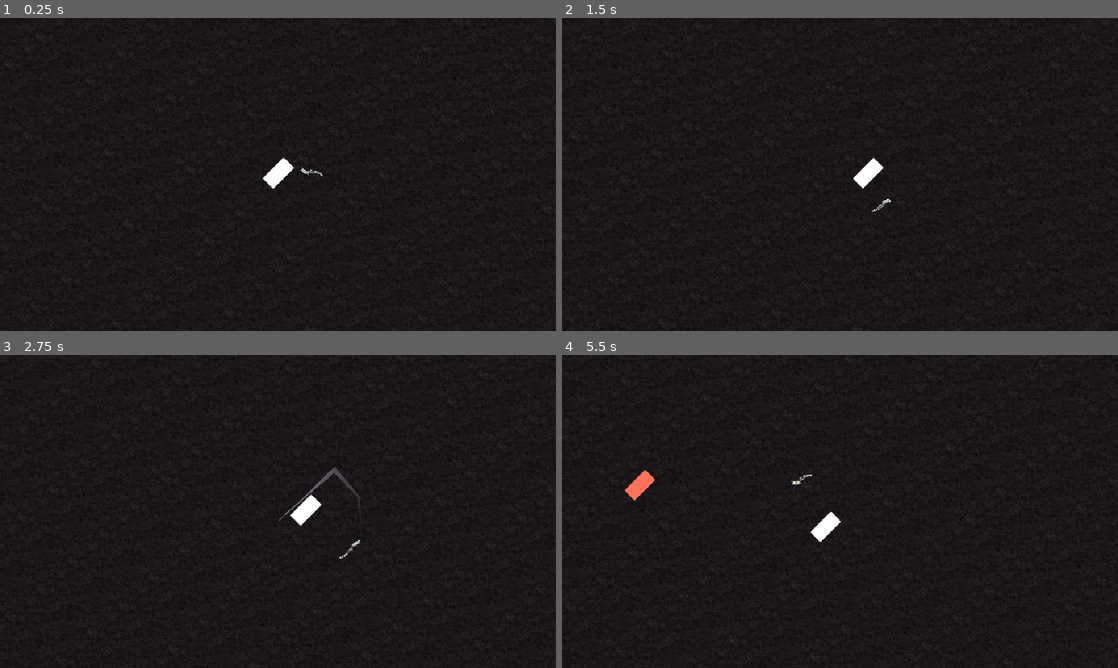
Above: before the commit, frames 1-4 (two rows, left to right).
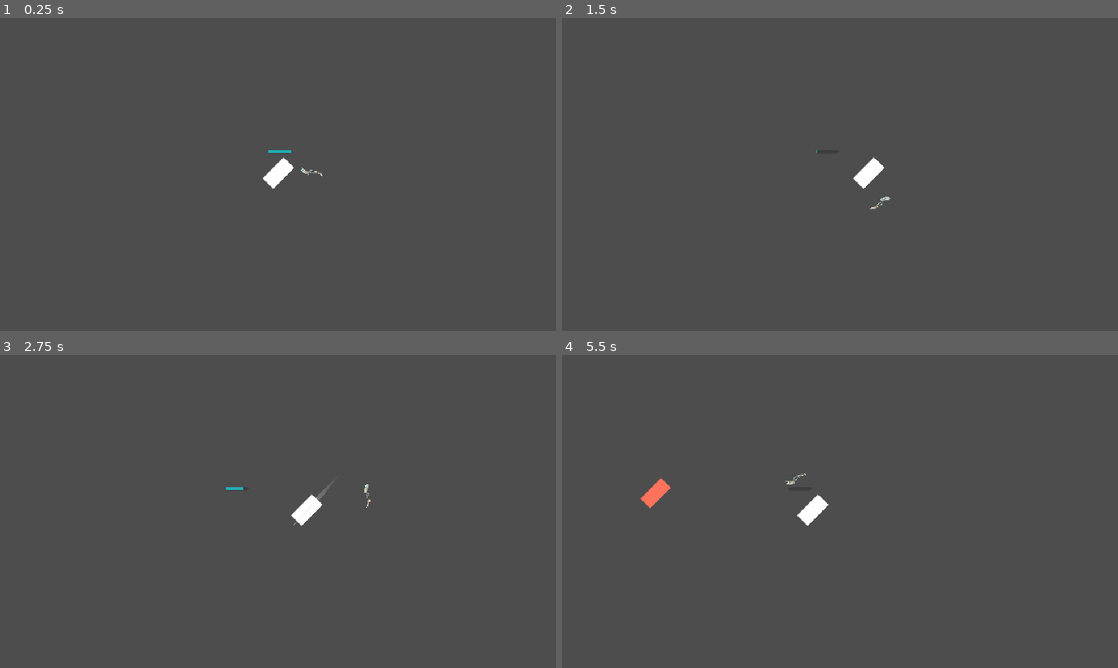
Above: after the commit, the same moments.

Repository: SandwichM4n/UNHELD
Game: Godot game, scene res://Assets/Scenes/node_2d.tscn
Two runs of this game, one before a commit and one after it. Both use one fixed random seed, a clock stepped at 60 frames per second and the inputs below.
Inputs (mouse positions are in pixels of both pictures, inside the frame that each line leads up to):
- Up to frame 1 (0.25 s): no input
- Up to frame 2 (1.5 s): move the mouse to (962, 158) at 0.52 s; hold D (move_right) 0.53-1.25 s; hold J (attack) 0.53-1.25 s; click (962, 158) at 0.67 s; drag from (728, 190) to (884, 202) at 1.27 s
- Up to frame 3 (2.75 s): move the mouse to (333, 442) at 2.02 s; hold D (move_right) from 2.03 s (still down); hold J (attack) from 2.03 s (still down); click (333, 442) at 2.17 s
- Up to frame 4 (5.5 s): release D (move_right) at 2.75 s; release J (attack) at 2.75 s; drag from (812, 574) to (673, 464) at 2.77 s; move the mouse to (1006, 558) at 3.52 s; hold A (move_left) 3.53-4.25 s; hold J (attack) 3.53-4.25 s; click (1006, 558) at 3.67 s; drag from (673, 464) to (812, 542) at 4.27 s; move the mouse to (867, 511) at 5.02 s; hold S (move_down) from 5.03 s (still down); hold J (attack) from 5.03 s (still down); click (867, 511) at 5.17 s

The runs differ from the first frame. In frame 1, 100% of the frame differs, in the area x 0-100%, y 0-100%; in frame 2, 100%; in frame 3, 100%; in frame 4, 100%.

Commit message:
feat: (v0.1.3) implement stop-motion attack & refactor blade logic
- Added BasicAttack and JuiceManager nodes to Blade scene
- Refactored Blade scene for deeper modularity
- Implemented 'Stop Motion' on-hit logic
- Temporarily removed Camera Shake and Hit Stop for polish

Diff:
--- a/Assets/Scenes/node_2d.tscn
+++ b/Assets/Scenes/node_2d.tscn
@@ -16,12 +16,17 @@
 [ext_resource type="AudioStream" uid="uid://dkgckh6br3tg1" path="res://Assets/Sounds/On-Hit-Flesh (3).ogg" id="11_j2do2"]
 [ext_resource type="AudioStream" uid="uid://dagn05rh6ylkh" path="res://Assets/Sounds/On-Hit-Flesh (4).ogg" id="12_qjy51"]
 [ext_resource type="AudioStream" uid="uid://dx7ugbix428fp" path="res://Assets/Sounds/On-Hit-Flesh (5).ogg" id="13_6w7qo"]
-[ext_resource type="Script" uid="uid://c7b8bxgnq4swx" path="res://Assets/Scenes/audio_manager.gd" id="15_02lvh"]
-[ext_resource type="Script" uid="uid://bq1kp22tb4qq" path="res://Assets/Scenes/mover.gd" id="16_j2do2"]
-[ext_resource type="Script" uid="uid://ddfq30jv2ytro" path="res://Assets/Scenes/vfx.gd" id="17_qjy51"]
+[ext_resource type="Script" uid="uid://c7b8bxgnq4swx" path="res://Assets/Scripts/audio_manager.gd" id="15_02lvh"]
+[ext_resource type="Script" uid="uid://bq1kp22tb4qq" path="res://Assets/Scripts/mover.gd" id="16_j2do2"]
+[ext_resource type="Script" uid="uid://ddfq30jv2ytro" path="res://Assets/Scripts/vfx.gd" id="17_qjy51"]
+[ext_resource type="Script" uid="uid://duqqqcrxmn7g2" path="res://Assets/Scripts/basic_attack.gd" id="18_6w7qo"]
+[ext_resource type="Script" uid="uid://chm0dee43j2al" path="res://Assets/Scripts/juice_manager.gd" id="19_64k3t"]
 
 [sub_resource type="RectangleShape2D" id="RectangleShape2D_kdubu"]
 size = Vector2(24.849247, 49.54773)
+
+[sub_resource type="StyleBoxFlat" id="StyleBoxFlat_6w7qo"]
+bg_color = Color(0.12941177, 0.6784314, 0.70980394, 1)
 
 [sub_resource type="RectangleShape2D" id="RectangleShape2D_q6r6c"]
 size = Vector2(405.00034, 120.00001)
@@ -192,6 +197,17 @@
 scale = Vector2(0.9999999, 0.9999999)
 shape = SubResource("RectangleShape2D_kdubu")
 
+[node name="DebugHUD" type="Node" parent="PC"]
+
+[node name="AttackCooldownBar" type="ProgressBar" parent="PC/DebugHUD"]
+offset_left = -61.0
+offset_top = -49.0
+offset_right = -21.0
+offset_bottom = -43.0
+theme_override_styles/fill = SubResource("StyleBoxFlat_6w7qo")
+value = 100.0
+show_percentage = false
+
 [node name="EnemySpawner" type="Node2D" parent="."]
 position = Vector2(59, 59)
 script = ExtResource("3_vqsqb")
@@ -253,7 +269,14 @@
 [node name="VFX" type="Node" parent="Blade"]
 script = ExtResource("17_qjy51")
 
+[node name="BasicAttack" type="Node" parent="Blade"]
+script = ExtResource("18_6w7qo")
+
+[node name="JuiceManager" type="Node" parent="Blade"]
+script = ExtResource("19_64k3t")
+
 [node name="TileMapLayer" type="TileMapLayer" parent="."]
+visible = false
 z_index = -1
 y_sort_enabled = true
 position = Vector2(430.99997, 185)
--- /dev/null
+++ b/Assets/Scripts/basic_attack.gd
@@ -0,0 +1,51 @@
+extends Node
+@onready var blade = get_parent()
+@onready var player = get_tree().get_first_node_in_group("player")
+var combo_side = 1
+var linger_timer = 0.0
+@export var slash_radius = 100.0 # How far from player the arc happens
+var is_active = false
+
+func _physics_process(delta):
+	if is_active:
+		linger_timer -= delta
+		if linger_timer <= 0:
+			is_active = false
+			# We will tell the Blade to go IDLE here later
+func start_attack(target_direction: Vector2):
+	# 1. Math Setup
+	var current_slash_dist = slash_radius
+	var closest = player.get_closest_enemy()
+	if closest:
+		var dist_to_enemy = player.global_position.distance_to(closest.global_position)
+		current_slash_dist = clamp(dist_to_enemy, 40.0, slash_radius)
+
+	var center_angle = target_direction.angle()
+	var start_angle = center_angle - (deg_to_rad(45) * combo_side)
+	var end_angle = center_angle + (deg_to_rad(45) * combo_side)
+	var wind_up_pos = player.global_position + Vector2.from_angle(start_angle) * current_slash_dist
+
+	var slash_duration = (current_slash_dist / slash_radius) * 0.2
+	var base_s = 0.05
+
+	# 2. The Tween Chain
+	var tween = create_tween()
+
+	# WINDUP PHASE (We use 'blade' now because we are moving the parent!)
+	tween.tween_property(blade, "global_position", wind_up_pos, 0.2).set_trans(Tween.TRANS_SINE)
+
+	# ACTIVE PHASE
+	tween.tween_callback(func(): blade.transition_to(blade.State.ACTIVE))
+
+	tween.tween_method(blade.animate_arc.bind(start_angle, end_angle, current_slash_dist), 0.0, 1.0, slash_duration)\
+		.set_trans(Tween.TRANS_BACK)\
+		.set_ease(Tween.EASE_OUT)
+
+	# Squash and Stretch (Moving the blade's sprite)
+	tween.parallel().tween_property(blade.sprite, "scale", Vector2(base_s * 1.4, base_s * 0.7), slash_duration * 0.5)
+	tween.tween_property(blade.sprite, "scale", Vector2(base_s, base_s), slash_duration * 0.5)\
+		.set_trans(Tween.TRANS_BACK)\
+		.set_ease(Tween.EASE_OUT)
+
+	# RECOVERY PHASE
+	tween.tween_callback(func(): blade.transition_to(blade.State.RECOVERY))
--- a/Assets/Scripts/blade.gd
+++ b/Assets/Scripts/blade.gd
@@ -5,10 +5,7 @@
 @onready var mover = $Mover
 @onready var vfx = $VFX
 @onready var sprite = $Bladesprite # Make sure this matches your node name!
-var combo_side = 1
-var linger_timer = 0.0
-var is_lingering = false
-@export var slash_radius = 100.0 # How far from player the arc happens
+@onready var basic_attack = $BasicAttack
 var is_attacking = false
 @onready var player = get_tree().get_first_node_in_group("player")
 @onready var hit_zone = $Area2D # Your Area2D sensor
@@ -23,44 +20,6 @@
 func execute_slash(target_direction: Vector2):
 	transition_to(State.WINDUP, target_direction)
 
-func _start_attack_sequence(target_direction: Vector2):
-	# 1. Math Setup
-	var current_slash_dist = slash_radius
-	var closest = player.get_closest_enemy()
-	if closest:
-		var dist_to_enemy = player.global_position.distance_to(closest.global_position)
-		current_slash_dist = clamp(dist_to_enemy, 40.0, slash_radius)
-
-	var center_angle = target_direction.angle()
-	var start_angle = center_angle - (deg_to_rad(45) * combo_side)
-	var end_angle = center_angle + (deg_to_rad(45) * combo_side)
-	var wind_up_pos = player.global_position + Vector2.from_angle(start_angle) * current_slash_dist
-
-	var slash_duration = (current_slash_dist / slash_radius) * 0.2
-	var base_s = 0.05
-
-	# 2. The Tween Chain
-	var tween = create_tween()
-
-	# WINDUP PHASE
-	tween.tween_property(self, "global_position", wind_up_pos, 0.15).set_trans(Tween.TRANS_SINE)
-
-	# ACTIVE PHASE (Transition happens at the start of the callback)
-	tween.tween_callback(func(): transition_to(State.ACTIVE))
-
-	tween.tween_method(animate_arc.bind(start_angle, end_angle, current_slash_dist), 0.0, 1.0, slash_duration)\
-		.set_trans(Tween.TRANS_BACK)\
-		.set_ease(Tween.EASE_OUT)
-
-	# Squash and Stretch
-	tween.parallel().tween_property(sprite, "scale", Vector2(base_s * 1.4, base_s * 0.7), slash_duration * 0.5)
-	tween.tween_property(sprite, "scale", Vector2(base_s, base_s), slash_duration * 0.5)\
-		.set_trans(Tween.TRANS_BACK)\
-		.set_ease(Tween.EASE_OUT)
-
-	# RECOVERY PHASE
-	tween.tween_callback(func(): transition_to(State.RECOVERY))
-
 # ... ATTACK LOGIC
 func transition_to(new_state: State, data = null):
 	current_state = new_state
@@ -69,12 +28,14 @@
 		State.IDLE:
 			is_attacking = false
 			hit_zone.monitoring = false
+			vfx.is_active = false # Trail Off
 
 		State.WINDUP:
 			# data here is the 'target_direction' passed from the player
 			is_attacking = true
-			is_lingering = false
-			_start_attack_sequence(data)
+			vfx.is_active = true # Trail On
+			basic_attack.is_active = false
+			basic_attack.start_attack(data)
 
 		State.ACTIVE:
 			hit_zone.monitoring = true
@@ -83,9 +44,10 @@
 		State.RECOVERY:
 			hit_zone.monitoring = false
 			is_attacking = false
-			is_lingering = true
-			linger_timer = 2.5
-			combo_side *= -1
+			vfx.is_active = false # Trail Off
+			basic_attack.is_active = true
+			basic_attack.linger_timer = 2.5
+			basic_attack.combo_side *= -1
 
 func animate_arc(weight: float, start: float, end: float, dist:float):
 	if not player: return
@@ -99,30 +61,12 @@
 func _on_area_2d_area_entered(area):
 	var hit_object = area.get_parent()
 	if hit_object.has_method("take_damage"):
-		apply_hitstop(hit_object)
+		audio.play_sfx("hit") # <--- Add this line here
+		hit_object.take_damage(global_position)
 	elif hit_object.has_method("die"):
 		hit_object.die()
 
 func _physics_process(delta):
-	# The Brain simply tells the components what to do
-	vfx.update_trail(is_attacking, global_position)
-
 	if not is_attacking:
-		if is_lingering:
-			linger_timer -= delta
-			if linger_timer <= 0: is_lingering = false
-
-		mover.process_movement(player, delta, is_lingering)
+		mover.process_movement(player, delta, basic_attack.is_active)
 		mover.process_bobbing(player, delta)
-
-# Add this helper function at the bottom
-func apply_hitstop(hit_object):
-	Engine.time_scale = 0.05
-	audio.play_sfx("hit")
-	await get_tree().create_timer(0.075, true, false, true).timeout
-	Engine.time_scale = 1.0
-
-	if is_instance_valid(hit_object):
-		var camera = get_viewport().get_camera_2d()
-		if camera: camera.apply_shake(2.0)
-		hit_object.take_damage(global_position)
--- /dev/null
+++ b/Assets/Scripts/juice_manager.gd
@@ -0,0 +1,18 @@
+extends Node
+
+# This function is now a "Recipe" you can call later
+func apply_fancy_hit(hit_object):
+	# 1. Freeze Time
+	Engine.time_scale = 0.05
+
+	# 2. Wait
+	# We use 'true' for process_always so the timer works while game is frozen
+	await get_tree().create_timer(0.075, true, false, true).timeout
+
+	# 3. Resume Time
+	Engine.time_scale = 1.0
+
+	# 4. Shake Camera
+	var camera = get_viewport().get_camera_2d()
+	if camera and camera.has_method("apply_shake"):
+		camera.apply_shake(2.0)
--- a/Assets/Scripts/pc.gd
+++ b/Assets/Scripts/pc.gd
@@ -1,5 +1,6 @@
 extends CharacterBody2D
 @onready var blade = get_tree().get_first_node_in_group("blades")
+@onready var cooldown_bar = $DebugHUD/AttackCooldownBar
 var last_direction = Vector2.RIGHT
 @export var speed = 100.0
 @export var attack_range = 80.0
@@ -16,7 +17,7 @@
 func _physics_process(_delta):
 	# 1. MOVEMENT LOGIC
 	if is_attacking:
-		velocity = velocity.lerp(Vector2.ZERO, 0.25)
+		velocity = velocity.lerp(Vector2.ZERO, 0.01)
 	else:
 		var input_dir = Input.get_vector("move_left", "move_right", "move_up", "move_down")
 		if input_dir != Vector2.ZERO:
@@ -50,12 +51,12 @@
 func attack():
 	if not can_attack:
 		return
-
-
 	# Keep your safety check: ensures blade is ready
 	if blade and not blade.is_attacking:
 		can_attack = false
-
+		is_attacking = true
+		cooldown_bar.value = 100
+		create_tween().tween_property(cooldown_bar, "value", 0, 1.0)
 		# We replace the long manual math with the new function call
 		var attack_vec: Vector2
 		if is_auto_flowing:
@@ -68,6 +69,7 @@
 
 		# Your existing timer logic
 		await get_tree().create_timer(1).timeout # 0.4 is usually snappier than 1.0!
+		is_attacking = false
 		# --- THE ELEGANT CHECK ---
 		# If the player is STILL holding the attack button after the timer...
 		if Input.is_action_pressed("attack") or Input.is_mouse_button_pressed(MOUSE_BUTTON_LEFT):
--- a/Assets/Scenes/vfx.gd
+++ b/Assets/Scripts/vfx.gd
@@ -1,13 +1,13 @@
 extends Node
-
+var is_active = false
 @onready var blade = get_parent()
 @onready var trail = $"../Line2D"
 @onready var sprite = $"../Bladesprite"
 @export var max_trail_points = 10
 
-func update_trail(is_attacking: bool, pos: Vector2):
-	if is_attacking:
-		trail.add_point(pos)
+func _physics_process(_delta):
+	if is_active:
+		trail.add_point(blade.global_position)
 		if trail.get_point_count() > max_trail_points:
 			trail.remove_point(0)
 	else:
Not shown: 1 places in Assets/Scenes/node_2d.tscn that only renumber resources
Renamed: Assets/Scenes/audio_manager.gd -> Assets/Scripts/audio_manager.gd
Renamed: Assets/Scenes/audio_manager.gd.uid -> Assets/Scripts/audio_manager.gd.uid
Not shown, added: Assets/Scripts/basic_attack.gd.uid
Not shown, added: Assets/Scripts/juice_manager.gd.uid
Renamed: Assets/Scenes/mover.gd -> Assets/Scripts/mover.gd
Renamed: Assets/Scenes/mover.gd.uid -> Assets/Scripts/mover.gd.uid
Renamed: Assets/Scenes/vfx.gd.uid -> Assets/Scripts/vfx.gd.uid
